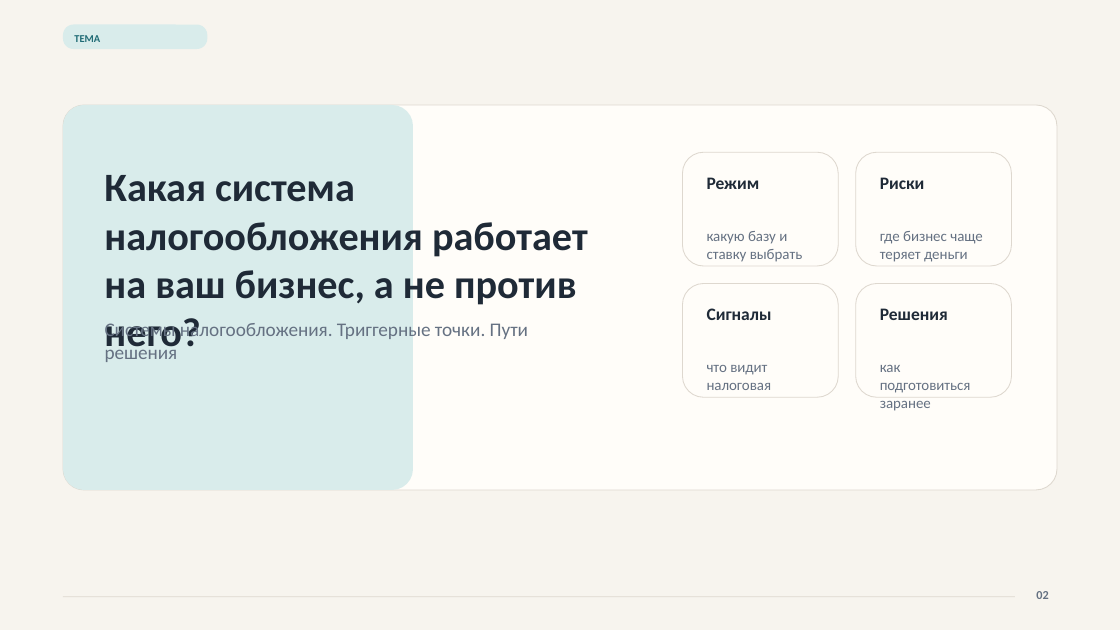
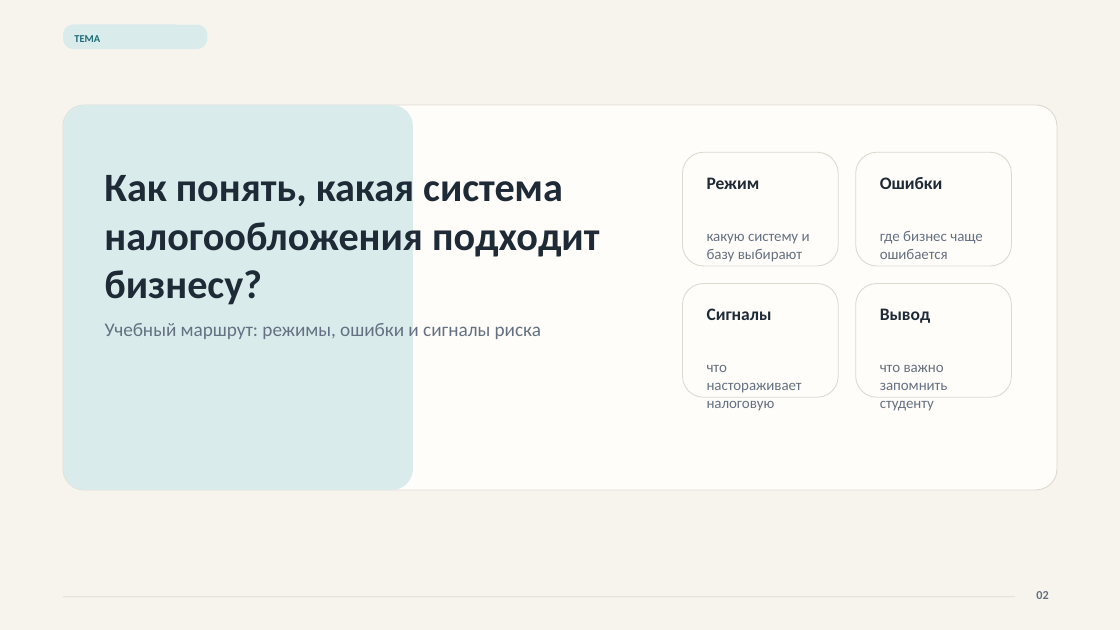
Before and after one commit to NeVika2026/nevikahub, a slide deck: slide 2 of ekaterina-tax-students/assets/tax-systems-ekaterina.pptx. Drawn at 1120x630 pixels with LibreOffice and Linux fonts; fonts in the diff are those of the drawing. Boxes give left, top, right and bottom in pixels: in the first picture for what was removed or moved away, otherwise in the second. Text is boxed around its words. In the diff, an @@ line names an element or a change of style, - is before the commit and + after.

```diff
--- a/ekaterina-tax-students/assets/tax-systems-ekaterina.pptx
+++ b/ekaterina-tax-students/assets/tax-systems-ekaterina.pptx
@@ text at <box>104,175,599,305</box>: text changed @@
-Какая система налогообложения работает на ваш бизнес, а не против него?
+Как понять, какая система налогообложения подходит бизнесу?
@@ text at <box>880,177,943,189</box>: text changed @@
-Риски
+Ошибки
@@ text at <box>707,234,810,262</box>: text changed @@
-какую базу и ставку выбрать
+какую систему и базу выбирают
@@ text at <box>880,231,983,259</box>: text changed @@
-где бизнес чаще теряет деньги
+где бизнес чаще ошибается
@@ text at <box>105,323,541,339</box>: text changed @@
-Системы налогообложения. Триггерные точки. Пути решения
+Учебный маршрут: режимы, ошибки и сигналы риска
@@ text at <box>880,308,930,323</box>: text changed @@
-Решения
+Вывод
@@ text at <box>707,365,802,410</box>: text changed @@
-что видит налоговая
+что настораживает налоговую
@@ text at <box>880,365,948,411</box>: text changed @@
-как подготовиться заранее
+что важно запомнить студенту
```
Also in this commit, not shown: 14 other slides changed, 3 other files.
